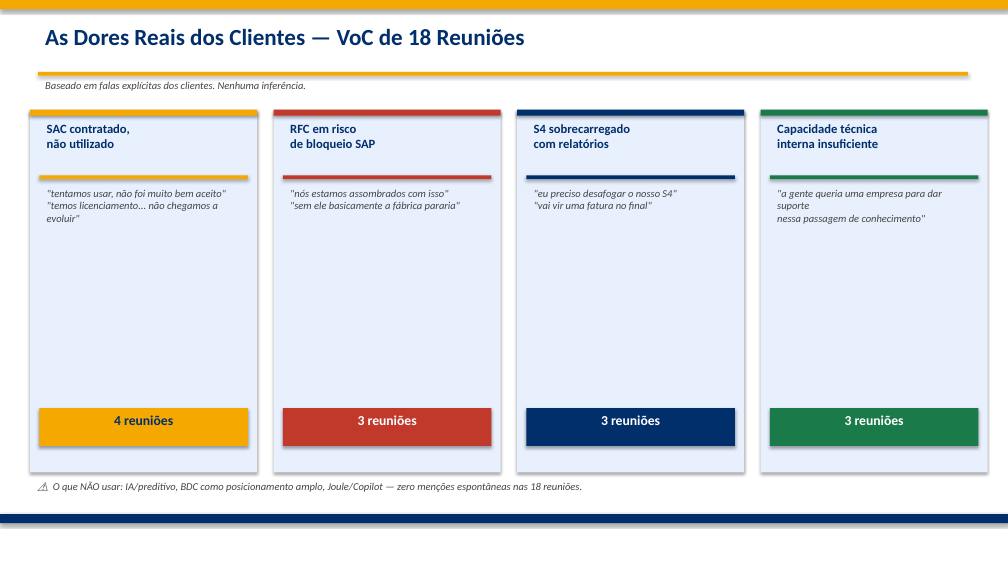
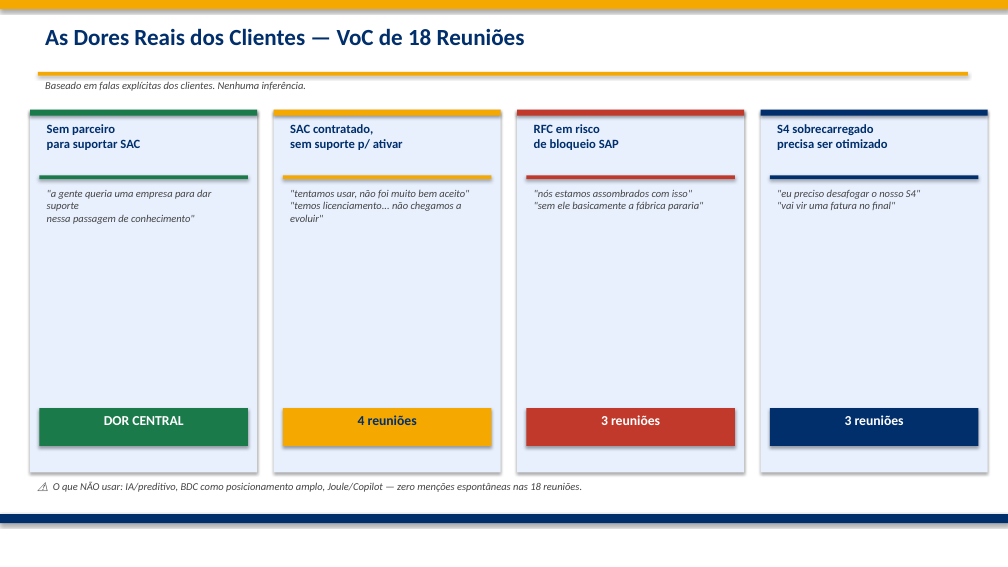
Before and after one commit to frsant96-gif/marketing-agents, a slide deck: slide 2 of marketing/campanhas/fabrica-de-analytics-q3-2026/Fabrica_Analytics_Q3_2026_Campanha.pptx. Drawn at 1008x567 pixels with LibreOffice and Linux fonts; fonts in the diff are those of the drawing. Boxes give left, top, right and bottom in pixels: in the first picture for what was removed or moved away, otherwise in the second. Text is boxed around its words. In the diff, an @@ line names an element or a change of style, - is before the commit and + after.

```diff
--- a/marketing/campanhas/fabrica-de-analytics-q3-2026/Fabrica_Analytics_Q3_2026_Campanha.pptx
+++ b/marketing/campanhas/fabrica-de-analytics-q3-2026/Fabrica_Analytics_Q3_2026_Campanha.pptx
@@ text at box(47, 124, 140, 150): text changed @@
-SAC contratado,
-não utilizado
+Sem parceiro
+para suportar SAC
@@ text at box(290, 124, 403, 150): text changed @@
-RFC em risco
-de bloqueio SAP
+SAC contratado,
+sem suporte p/ ativar
@@ text at box(534, 124, 619, 150): text changed @@
-S4 sobrecarregado
-com relatórios
+RFC em risco
+de bloqueio SAP
@@ text at box(777, 124, 888, 150): text changed @@
-Capacidade técnica
-interna insuficiente
+S4 sobrecarregado
+precisa ser otimizado
@@ text at box(47, 190, 211, 224): text changed @@
-"tentamos usar, não foi muito bem aceito"
-"temos licenciamento... não chegamos a evoluir"
+"a gente queria uma empresa para dar suporte
+nessa passagem de conhecimento"
@@ text at box(290, 190, 469, 222): text changed @@
-"nós estamos assombrados com isso"
-"sem ele basicamente a fábrica pararia"
+"tentamos usar, não foi muito bem aceito"
+"temos licenciamento... não chegamos a evoluir"
@@ text at box(534, 190, 703, 211): text changed @@
-"eu preciso desafogar o nosso S4"
-"vai vir uma fatura no final"
+"nós estamos assombrados com isso"
+"sem ele basicamente a fábrica pararia"
@@ text at box(777, 189, 920, 210): text changed @@
-"a gente queria uma empresa para dar suporte
-nessa passagem de conhecimento"
+"eu preciso desafogar o nosso S4"
+"vai vir uma fatura no final"
@@ fill #F5A800 to #1A7A4A in 3 elements at box(30, 110, 257, 116), box(39, 175, 248, 179), box(39, 408, 248, 446) @@
@@ text at box(104, 416, 183, 425): text changed; text colour #002F6C to #FFFFFF @@
-4 reuniões
+DOR CENTRAL
@@ fill #C0392B to #F5A800 in 3 elements at box(274, 110, 501, 116), box(283, 175, 492, 179), box(283, 408, 492, 446) @@
@@ text at box(358, 415, 417, 425): text changed; text colour #FFFFFF to #002F6C @@
-3 reuniões
+4 reuniões
@@ fill #002F6C to #C0392B in 3 elements at box(517, 110, 744, 116), box(526, 175, 735, 179), box(526, 408, 735, 446) @@
@@ fill #1A7A4A to #002F6C in 3 elements at box(761, 110, 988, 116), box(770, 175, 979, 179), box(770, 408, 979, 446) @@
```
Also in this commit, not shown: 4 other slides changed, 2 other files.
